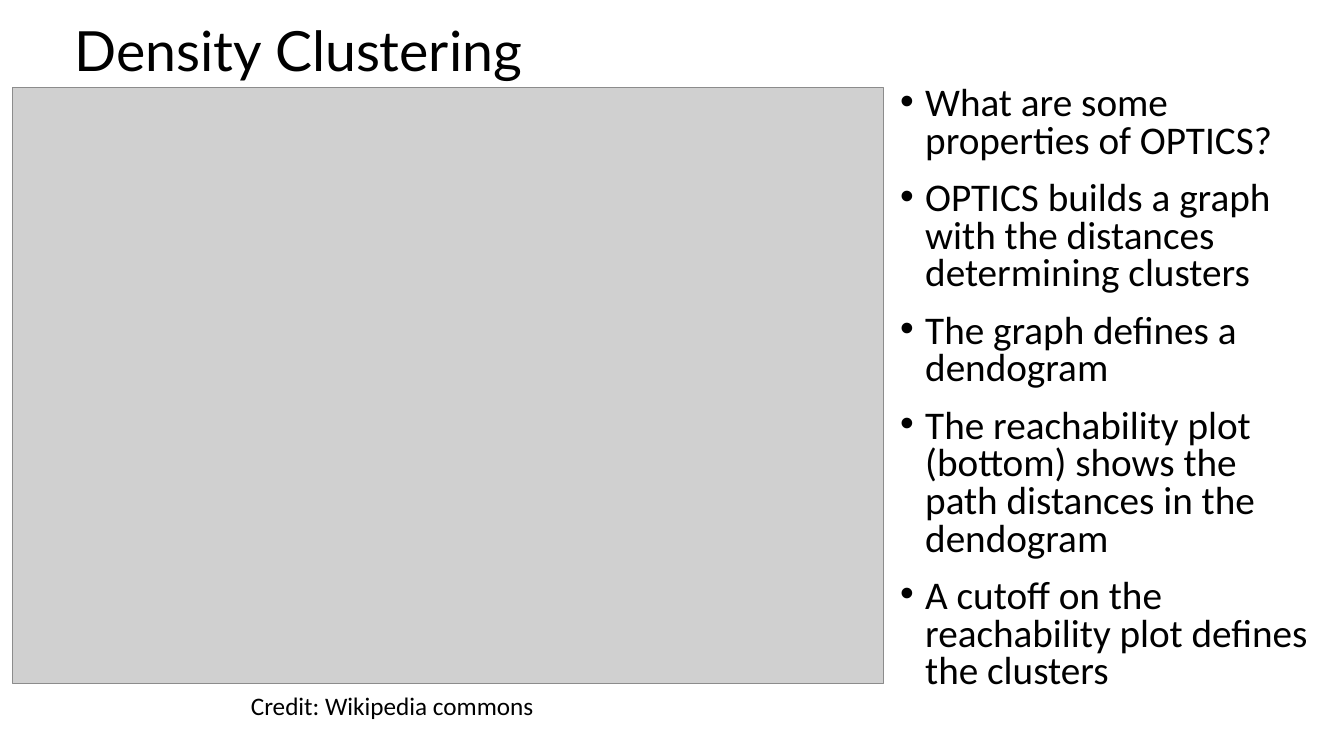
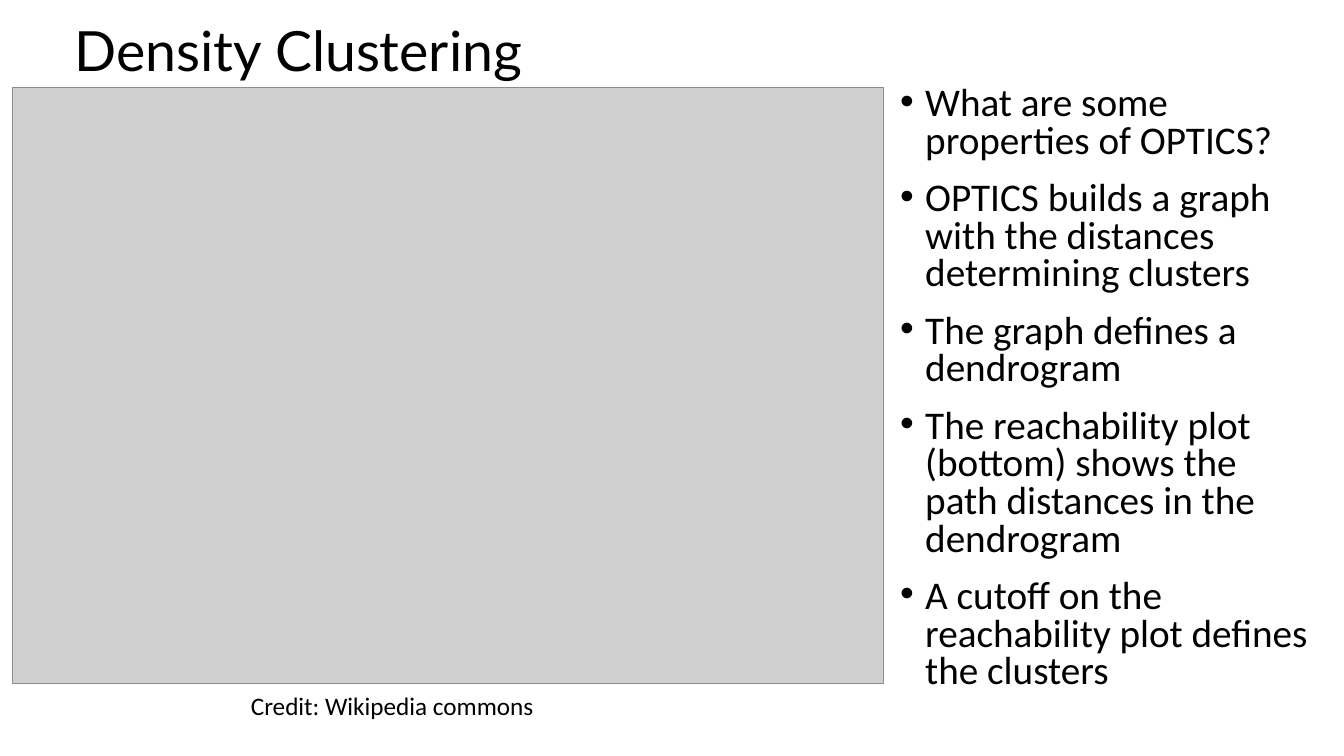
Before and after one commit to StephenElston/CSCI-E-108, a slide deck: slide 69 of slides/6_IntroductionToClustering.pptx (slide 60 before the commit). Drawn at 1344x756 pixels with LibreOffice and Linux fonts; fonts in the diff are those of the drawing; grey boxes stand for pictures. Boxes give left, top, right and bottom in pixels: in the first picture for what was removed or moved away, otherwise in the second. Text is boxed around its words. In the diff, an @@ line names an element or a change of style, - is before the commit and + after.

```diff
--- a/slides/6_IntroductionToClustering.pptx
+++ b/slides/6_IntroductionToClustering.pptx
@@ text at [925,316,1255,559]: text changed @@
-• The graph defines a dendogram
-• The reachability plot (bottom) shows the path distances in the dendogram
+• The graph defines a dendrogram
+• The reachability plot (bottom) shows the path distances in the dendrogram
```
Also in this commit, not shown: 9 other slides changed, 9 slides added.
